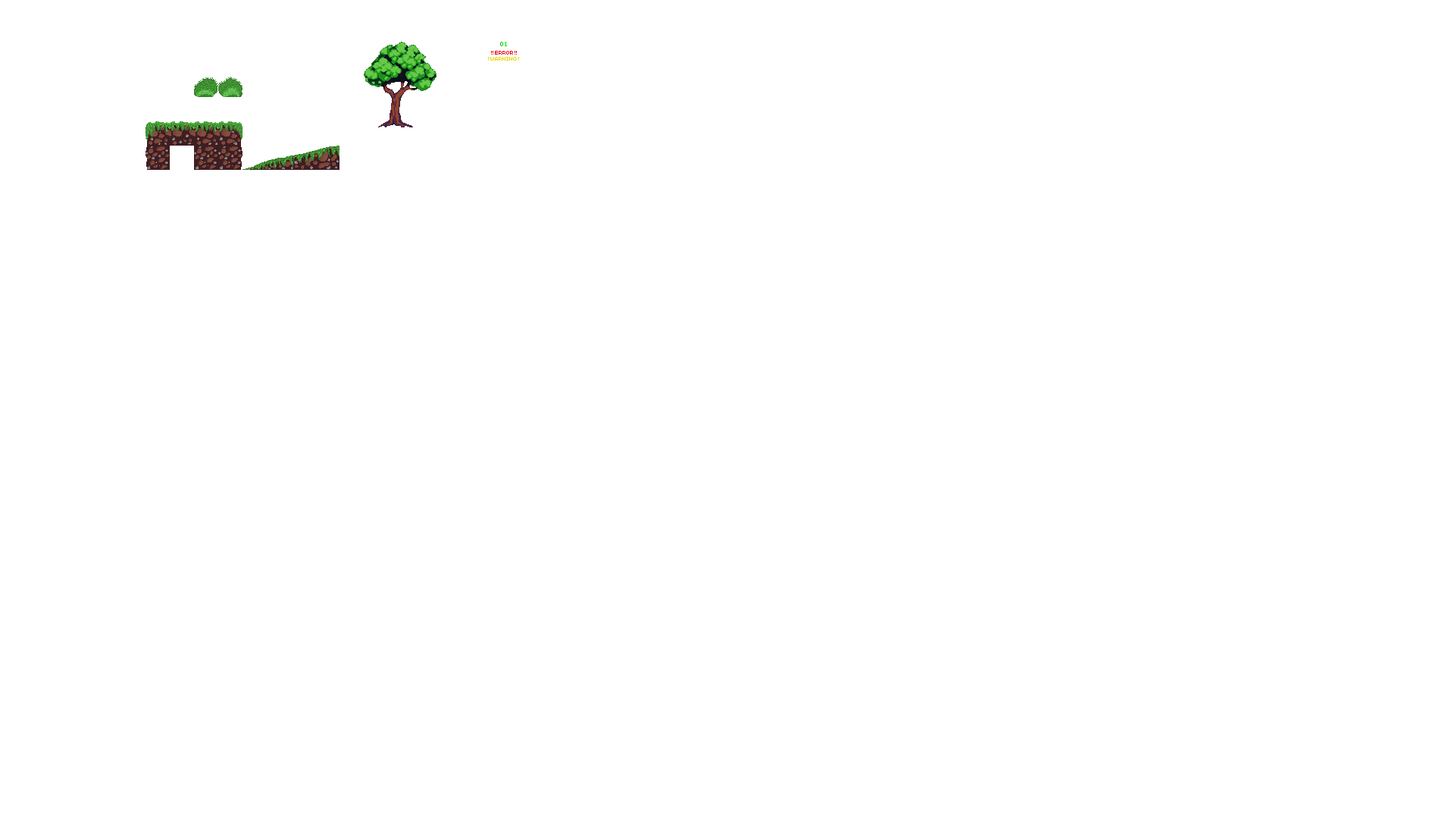
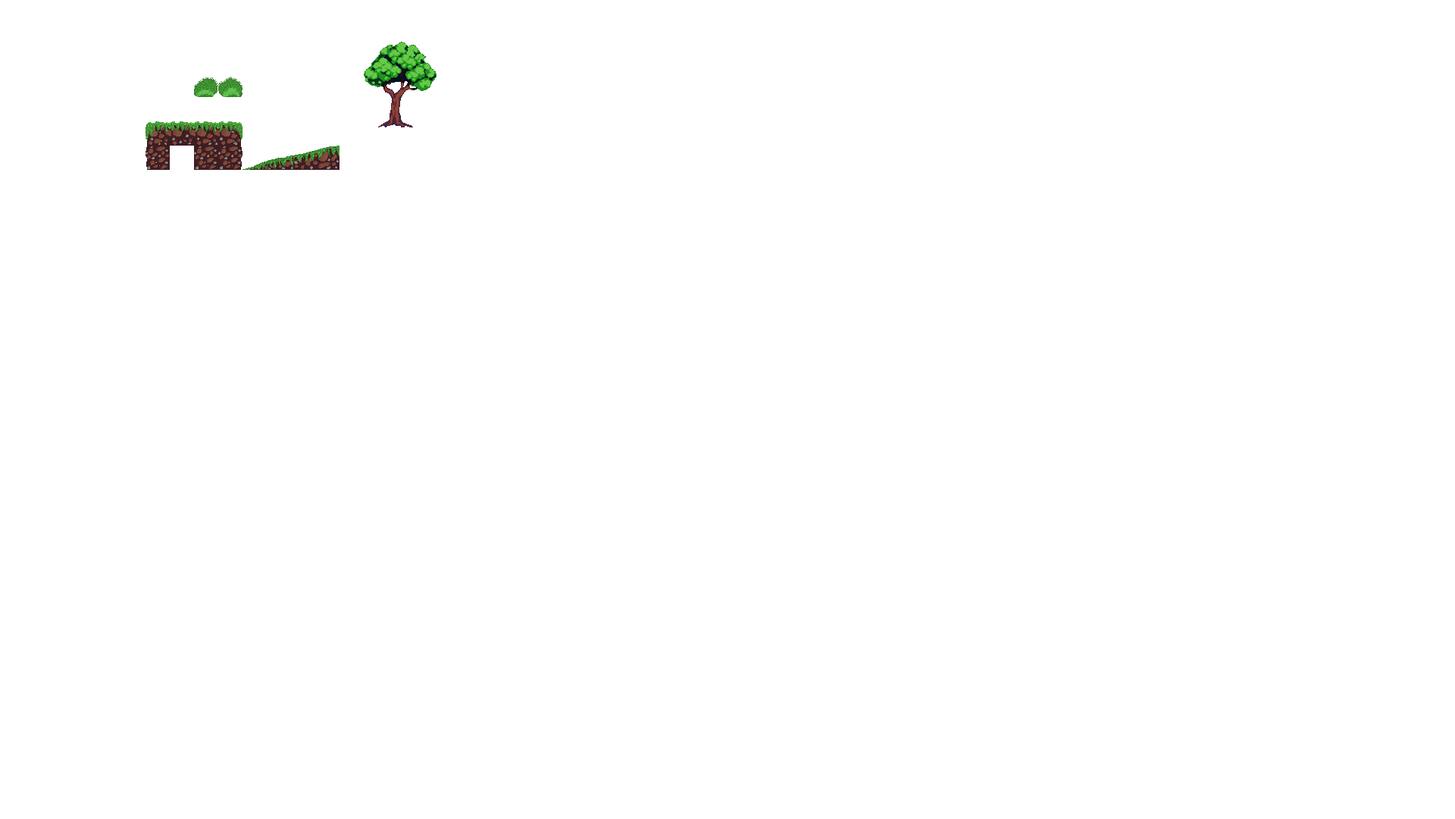
Before/after of a (1455, 819) layered artwork. What changed in the layer stack:
removed group "Particules" (4 layers) over [488, 41, 520, 61]
removed layer "WARNING" from group "Particules" over [488, 56, 520, 61]
removed layer "ERROR" from group "Particules" over [491, 50, 517, 55]
removed layer "1" from group "Particules" over [504, 41, 508, 47]
removed layer "0" from group "Particules" over [500, 41, 504, 47]
